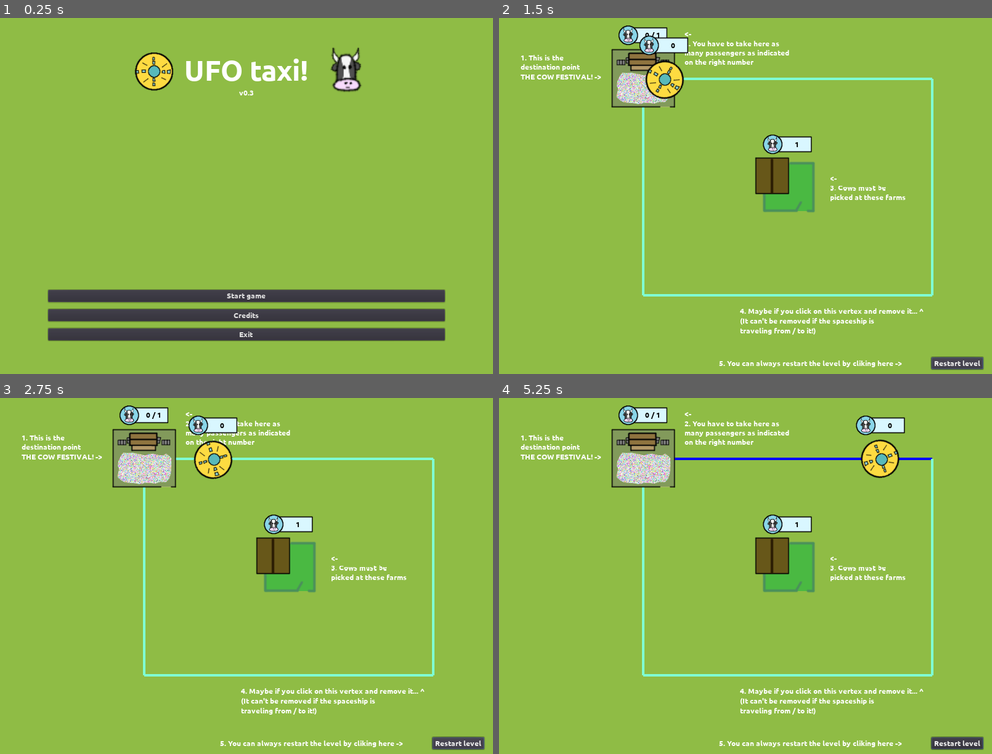
Above: before the commit, frames 1-4 (two rows, left to right).
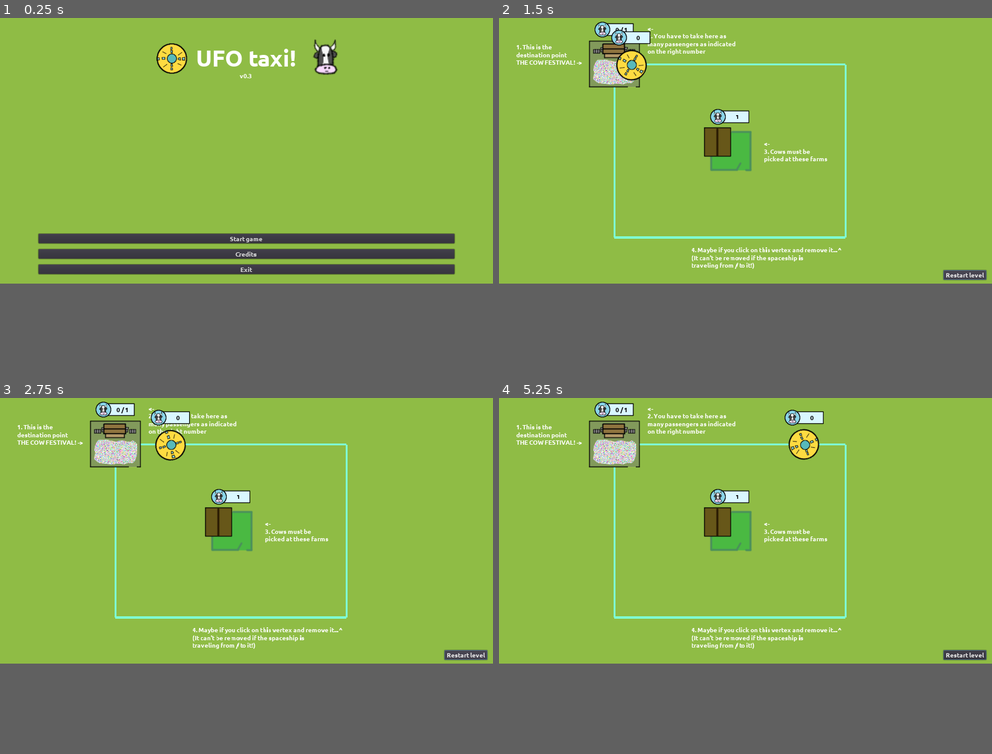
Above: after the commit, the same moments.

Repository: moisesjbc/ufo-taxi
Game: Godot game, scene res://menus/main_menu/main_menu.tscn
Two runs of this game, one before a commit and one after it. Both use one fixed random seed, a clock stepped at 60 frames per second and the inputs below.
Inputs (mouse positions are in pixels of both pictures, inside the frame that each line leads up to):
- Up to frame 1 (0.25 s): no input
- Up to frame 2 (1.5 s): click "Start game" at 0.5 s; click "Restart level" at 1.25 s
- Up to frame 3 (2.75 s): click "Restart level" at 2 s
- Up to frame 4 (5.25 s): click "Restart level" at 2.75 s; move the mouse to (853, 551) at 3.52 s; click (853, 551) at 3.67 s; move the mouse to (646, 590) at 4.27 s; click (646, 590) at 4.42 s; move the mouse to (794, 490) at 5.02 s; click (794, 490) at 5.17 s
In our replay, the window is 800x597 before the commit and 800x450 after it. These sizes can differ from the game's own. Grey fills any space a smaller window leaves; there, only what the larger window draws over its background counts as a difference.

The runs differ from the first frame. In frame 1, 20% of the frame differs, in the area x 7-93%, y 6-91%; in frame 2, 13%; in frame 3, 14%; in frame 4, 14%.

Commit message:
Resolution changed to 1280x720 (16:9)

Diff:
--- a/godot-project/menus/main_menu/main_menu.tscn
+++ b/godot-project/menus/main_menu/main_menu.tscn
@@ -32,17 +32,17 @@
 [node name="vbox_container" type="VBoxContainer" parent="margin_container"]
 margin_left = 100.0
 margin_top = 100.0
-margin_right = 924.0
+margin_right = 1180.0
 margin_bottom = 696.0
 custom_constants/separation = 400
 
 [node name="title_container" type="CenterContainer" parent="margin_container/vbox_container"]
-margin_right = 824.0
+margin_right = 1080.0
 margin_bottom = 91.0
 
 [node name="HBoxContainer" type="HBoxContainer" parent="margin_container/vbox_container/title_container"]
-margin_left = 280.0
-margin_right = 544.0
+margin_left = 408.0
+margin_right = 672.0
 margin_bottom = 91.0
 
 [node name="vbox_container" type="VBoxContainer" parent="margin_container/vbox_container/title_container/HBoxContainer"]
@@ -74,24 +74,24 @@
 
 [node name="buttons_container" type="VBoxContainer" parent="margin_container/vbox_container"]
 margin_top = 491.0
-margin_right = 824.0
+margin_right = 1080.0
 margin_bottom = 596.0
 custom_constants/separation = 15
 
 [node name="start_game_button" type="Button" parent="margin_container/vbox_container/buttons_container"]
-margin_right = 824.0
+margin_right = 1080.0
 margin_bottom = 25.0
 text = "Start game"
 
 [node name="credits_button" type="Button" parent="margin_container/vbox_container/buttons_container"]
 margin_top = 40.0
-margin_right = 824.0
+margin_right = 1080.0
 margin_bottom = 65.0
 text = "Credits"
 
 [node name="exit_button" type="Button" parent="margin_container/vbox_container/buttons_container"]
 margin_top = 80.0
-margin_right = 824.0
+margin_right = 1080.0
 margin_bottom = 105.0
 text = "Exit"
 [connection signal="pressed" from="margin_container/vbox_container/buttons_container/start_game_button" to="." method="_on_start_game_button_pressed"]
--- a/godot-project/project.godot
+++ b/godot-project/project.godot
@@ -25,7 +25,8 @@
 
 [display]
 
-window/size/height=764
+window/size/width=1280
+window/size/height=720
 window/stretch/mode="2d"
 window/stretch/aspect="keep_width"
 
